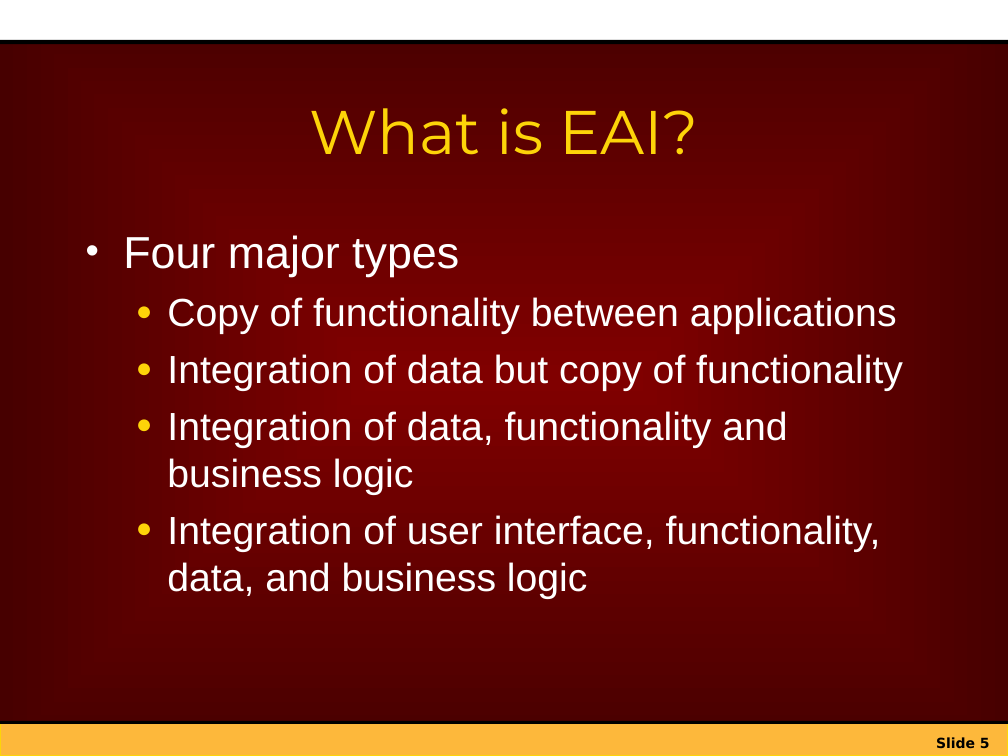
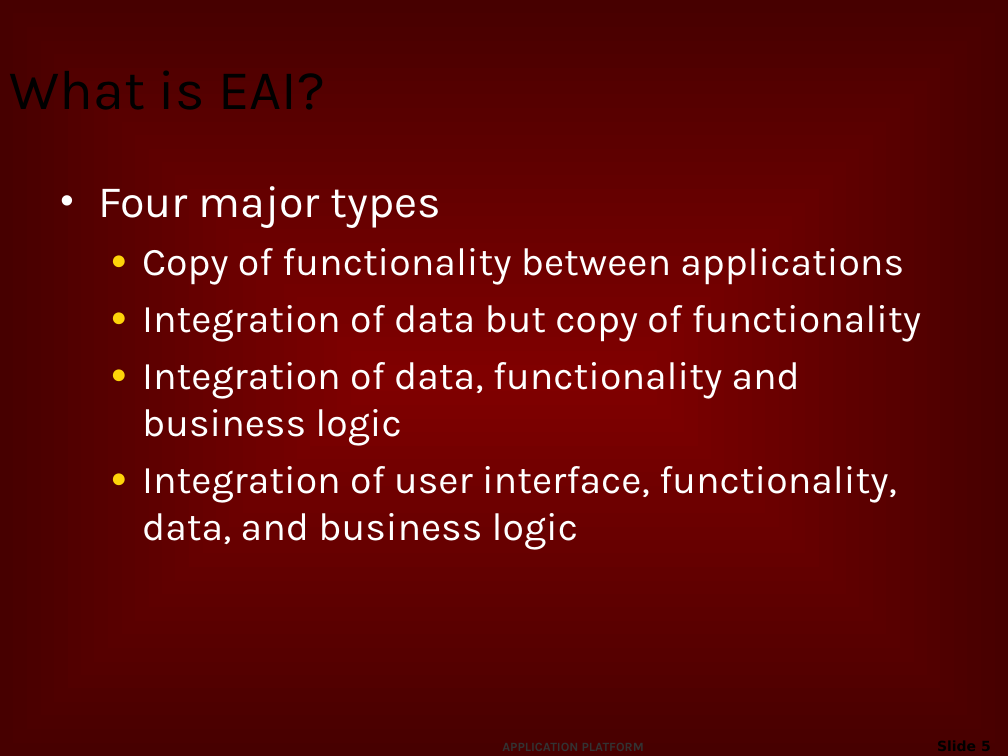
Before and after one commit to netspective/sparx-2001, a slide deck: slide 5 of Sparx/web-shared/docs/project/Extending the Enterprise.ppt. Drawn at 1008x756 pixels with LibreOffice and Linux fonts; fonts in the diff are those of the drawing; background and template pictures are left out. Boxes give left, top, right and bottom in pixels: in the first picture for what was removed or moved away, otherwise in the second. Text is boxed around its words. In the diff, an @@ line names an element or a change of style, - is before the commit and + after.

```diff
--- a/Sparx/web-shared/docs/project/Extending the Enterprise.ppt
+++ b/Sparx/web-shared/docs/project/Extending the Enterprise.ppt
@@ rectangle removed at (x1=0, y1=0, x2=1008, y2=42) @@
@@ title "What is EAI?" moved from (x1=309, y1=108, x2=699, y2=155) to (x1=0, y1=48, x2=857, y2=126) @@
@@ title "What is EAI?" at (x1=0, y1=48, x2=857, y2=126): size 44 to 40 pt, font Montserrat to Karla, text colour #FDD409 to #000000; alignment centre to left @@
@@ line removed from (1, 42) to (1008, 42) @@
@@ text "Four major types" moved from (x1=123, y1=235, x2=903, y2=599) to (x1=98, y1=186, x2=921, y2=550) @@
@@ text "Four major types" at (x1=98, y1=186, x2=921, y2=550): font Arial to Karla @@
@@ rectangle removed at (x1=0, y1=723, x2=1008, y2=756) @@
@@ line removed from (0, 723) to (1008, 723) @@
@@ text added at (x1=493, y1=734, x2=670, y2=756), 9 pt, text #333333, bold @@
+APPLICATION PLATFORM
@@ page number rewrapped from (x1=936, y1=737, x2=990, y2=748) to (x1=841, y1=733, x2=1000, y2=756) @@
```
Also in this commit, not shown: 7 other slides changed, 4 slides added, 3 slides removed, 2 other files.
